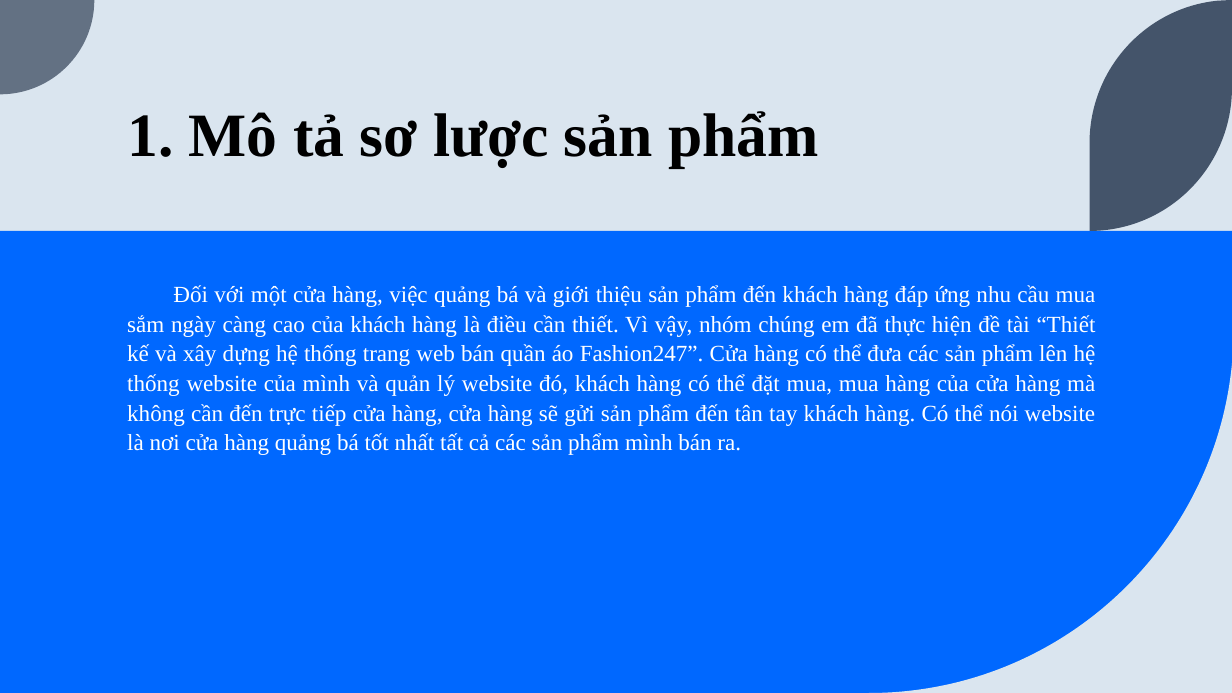
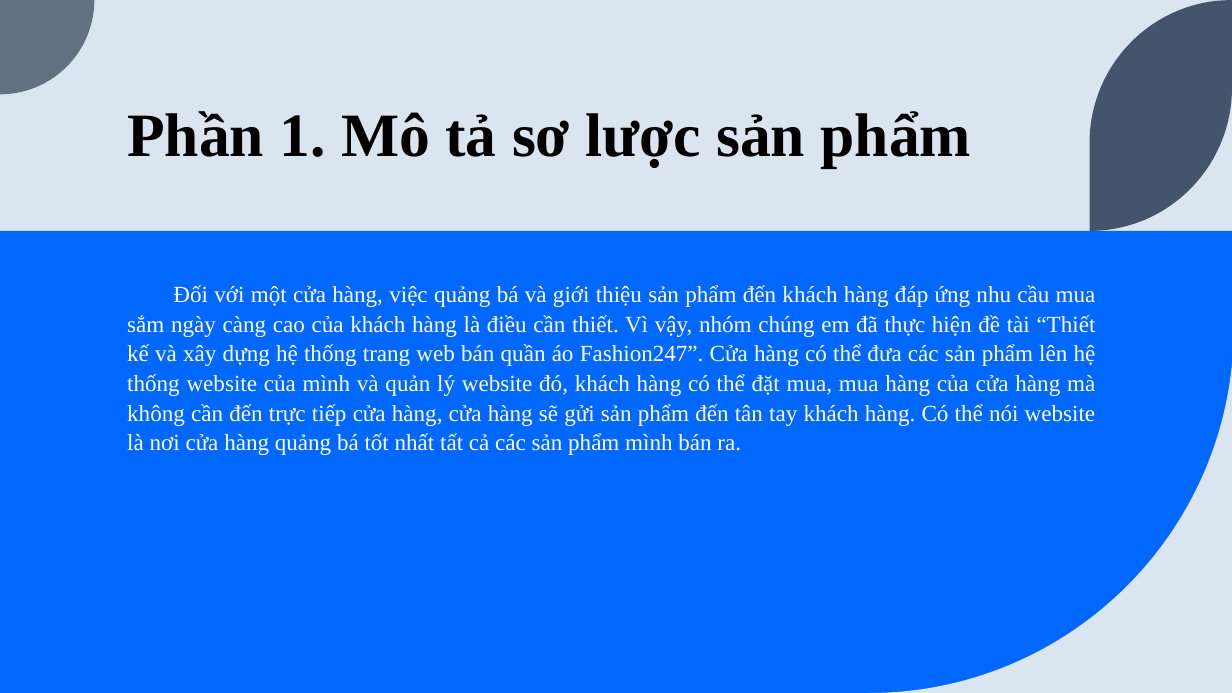
Before and after one commit to EdgarIgnite16/SGU-Course, a slide deck: slide 3 of Nam3_HK1/CNPM_SoftTech/N6_ECommerce_Fashion247.pptx. Drawn at 1232x693 pixels with LibreOffice and Linux fonts; fonts in the diff are those of the drawing. Boxes give left, top, right and bottom in pixels: in the first picture for what was removed or moved away, otherwise in the second. Text is boxed around its words. In the diff, an @@ line names an element or a change of style, - is before the commit and + after.

```diff
--- a/Nam3_HK1/CNPM_SoftTech/N6_ECommerce_Fashion247.pptx
+++ b/Nam3_HK1/CNPM_SoftTech/N6_ECommerce_Fashion247.pptx
@@ title at (x1=127, y1=111, x2=972, y2=168): text changed @@
-1. Mô tả sơ lược sản phẩm
+Phần 1. Mô tả sơ lược sản phẩm
```
Also in this commit, not shown: 4 other slides changed, 14 slides added, 13 slides removed, 3 other files.
